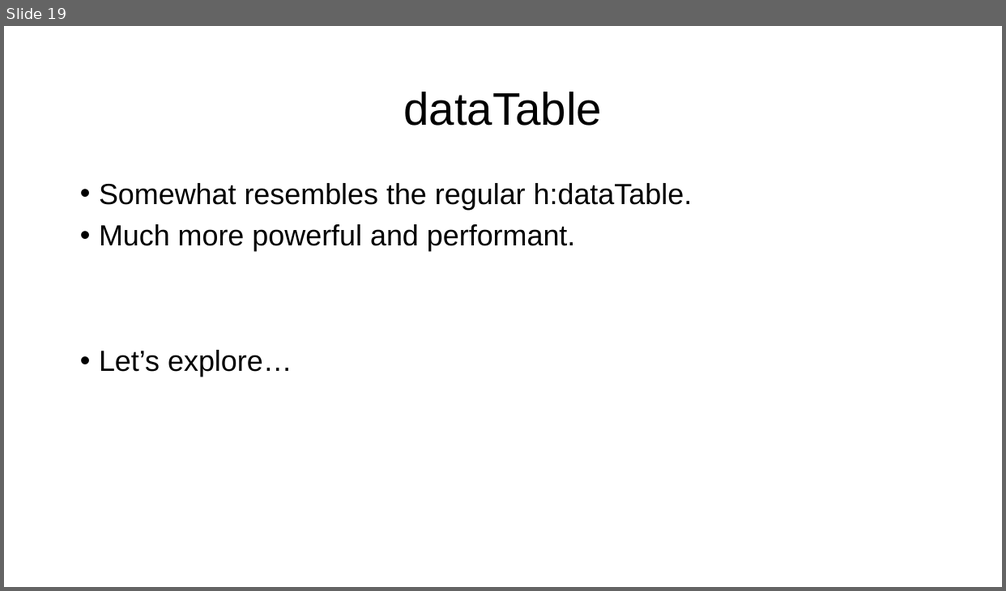
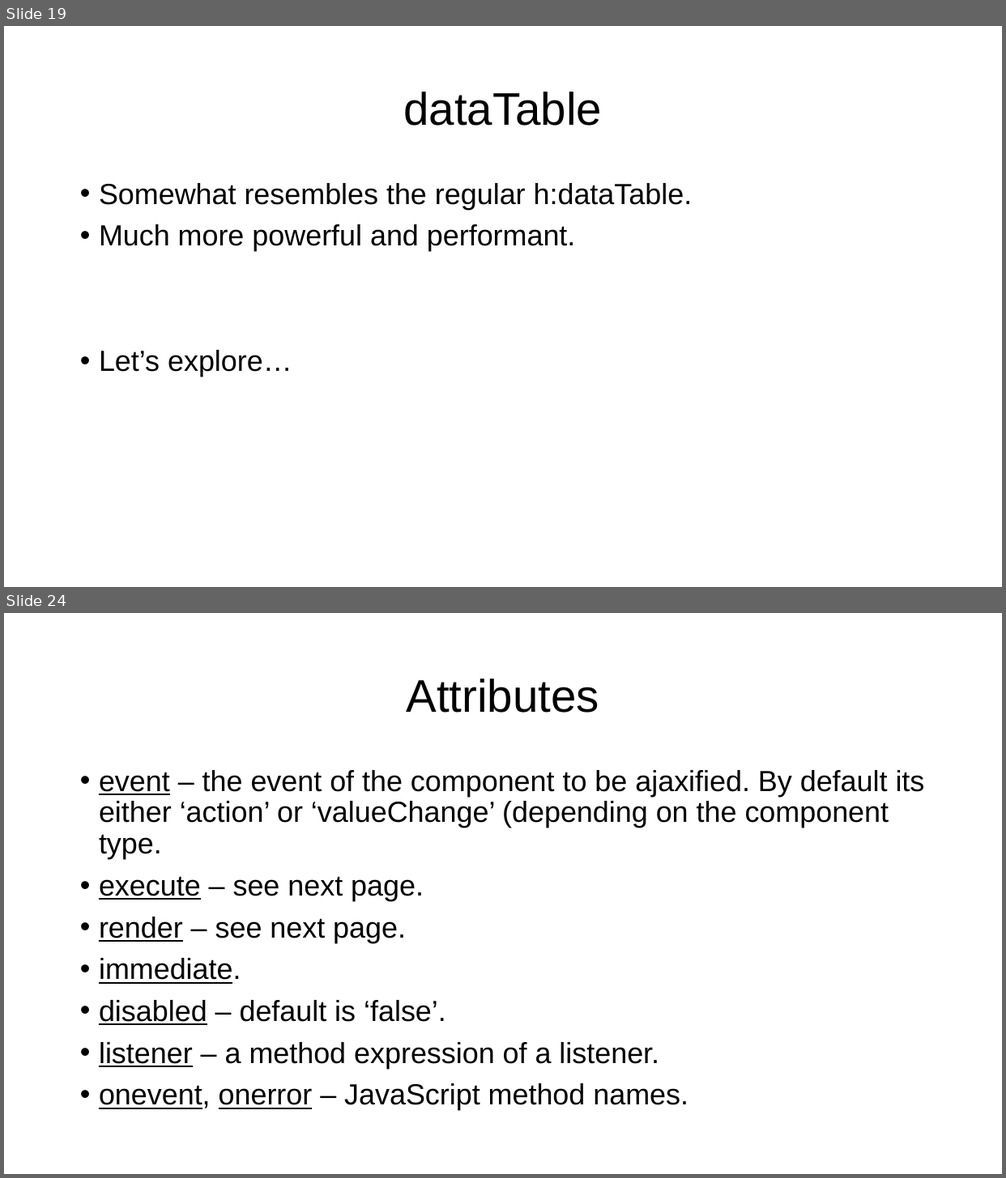
Before and after one commit to shimib/jjsf, a slide deck: jsf_part3.pptx. Shown one above the other, each under a label of ours: slide 19 before the commit, slides 19 and 24 after it; the slides between them are not shown. The pictures are 1006x591 and 1006x1178 pixels, drawn with LibreOffice and Linux fonts; fonts in the diff are those of the drawing; background and template pictures are left out. Boxes give left, top, right and bottom in pixels: in the first picture for what was removed or moved away, otherwise in the second. Text is boxed around its words. In the diff, an @@ line names an element or a change of style, - is before the commit and + after.

```diff
--- a/jsf_part3.pptx
+++ b/jsf_part3.pptx
@@ slide 24 added at (4,613,1002,1174), background #FFFFFF @@
@@ title added at (407,679,599,713), 44 pt, text #000000 @@
+Attributes
@@ text added at (99,770,925,1110), 28 pt, text #000000 @@
+• event – the event of the component to be ajaxified. By default its either ‘action’ or ‘valueChange’ (depending on the component type.
+• execute – see next page.
+• render – see next page.
+• immediate.
+• disabled – default is ‘false’.
+• listener – a method expression of a listener.
+• onevent, onerror – JavaScript method names.
```
Also in this commit, not shown: 6 other slides added, 1 other file.
